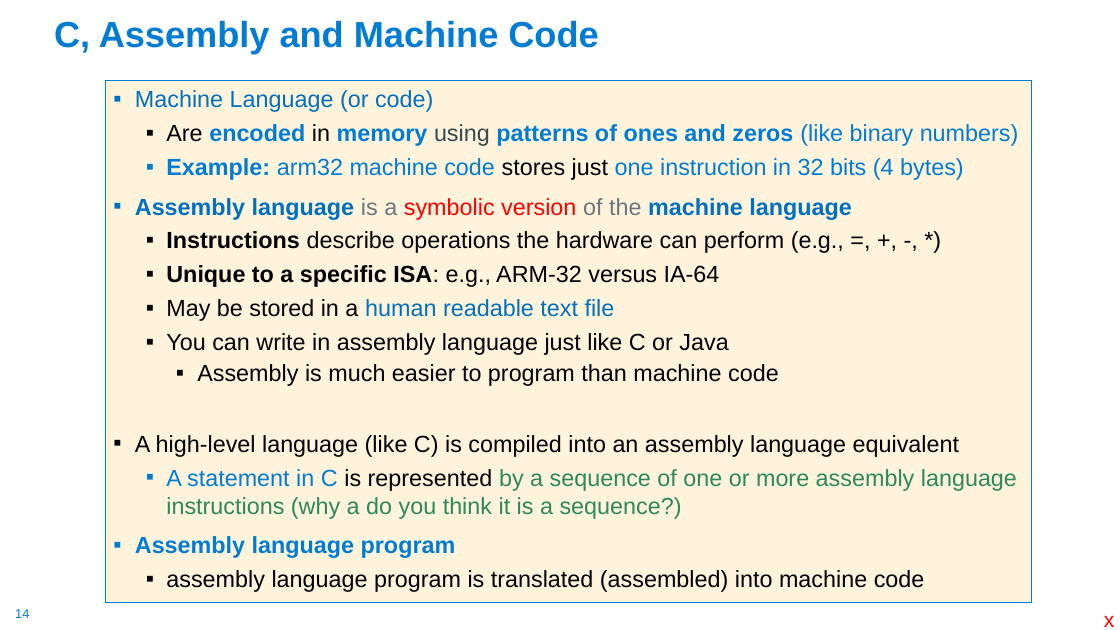
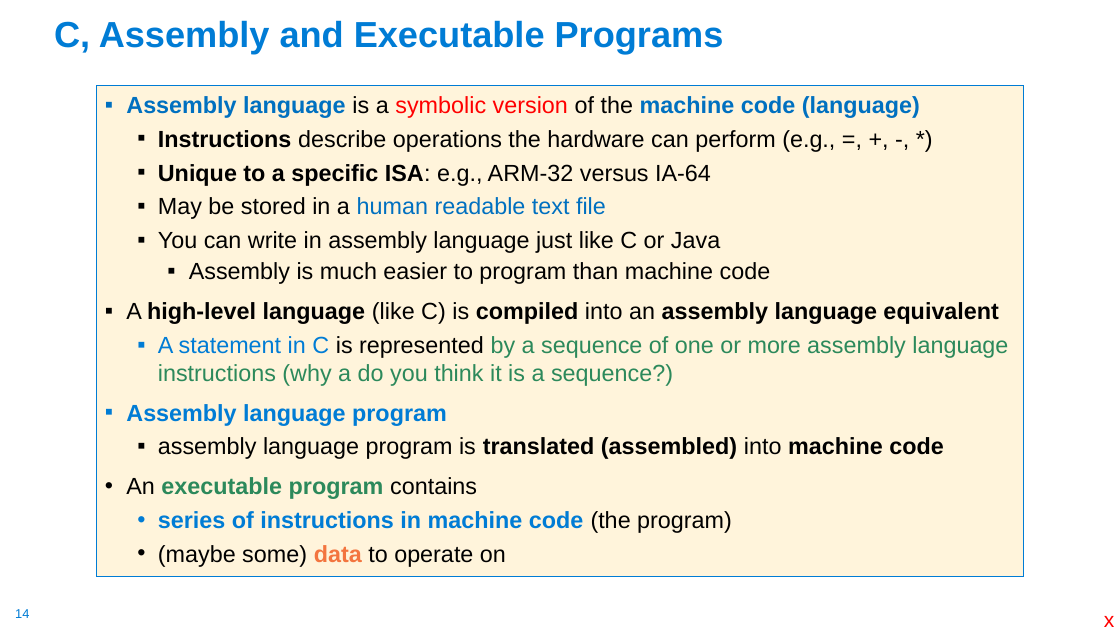
Before and after one commit to cse30-sp24/Muller-Slides, a slide deck: slide 14 of 01-C-Part1.pptx. Drawn at 1120x630 pixels with LibreOffice and Linux fonts; fonts in the diff are those of the drawing. Boxes give left, top, right and bottom in pixels: in the first picture for what was removed or moved away, otherwise in the second. Text is boxed around its words. In the diff, an @@ line names an element or a change of style, - is before the commit and + after.

```diff
--- a/01-C-Part1.pptx
+++ b/01-C-Part1.pptx
@@ title at [54, 20, 724, 54]: text changed @@
-C, Assembly and Machine Code
+C, Assembly and Executable Programs
@@ rectangle "Assembly language is a symbolic ...": place and size @@
-rectangle "Assembly language is a symbolic ..." at [105, 81, 1032, 603]
+rectangle "Assembly language is a symbolic ..." at [97, 86, 1023, 576]
@@ text in rectangle at [126, 96, 920, 118]: text changed; text colour #007CD5 to #0070C0; bold on @@
-▪ Machine Language (or code)
-  ▪ Are encoded in memory using patterns of ones and zeros (like binary numbers)
-  ▪ Example: arm32 machine code stores just one instruction in 32 bits (4 bytes)
-▪ Assembly language is a symbolic version of the machine language
+▪ Assembly language is a symbolic version of the machine code (language)
@@ text in rectangle at [126, 302, 998, 459]: bold on in "high-level language compiled assembly language equivalent", "translated (assembled) machine code" @@
@@ text in rectangle at [126, 477, 732, 567]: paragraphs added @@
+• An executable program contains
+  • series of instructions in machine code (the program)
+  • (maybe some) data to operate on
```
Also in this commit, not shown: 18 other slides changed, 1 other file.
